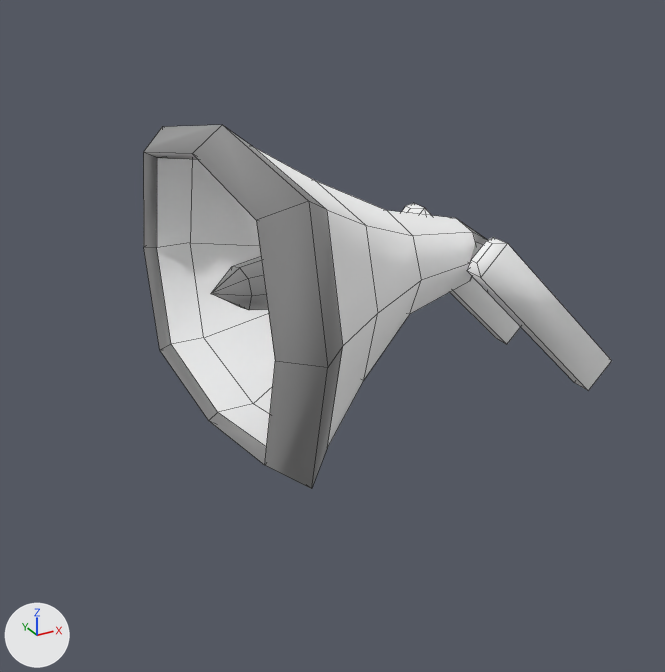
Before and after pictures for a commit that changed the FBX model Kart Proj/Assets/Props/SpeakerA.fbx.
Both versions are drawn from a 50 mm camera at (-3.42, -5.01, 2.04) aimed at (-0.68, -0.02, -0.45). The axes (+X, +Y, +Z) are drawn at lower left. The lights are the same throughout. Mesh edges are drawn as thin lines.

Objects in the first picture: 'Obj_SpeakerA'.
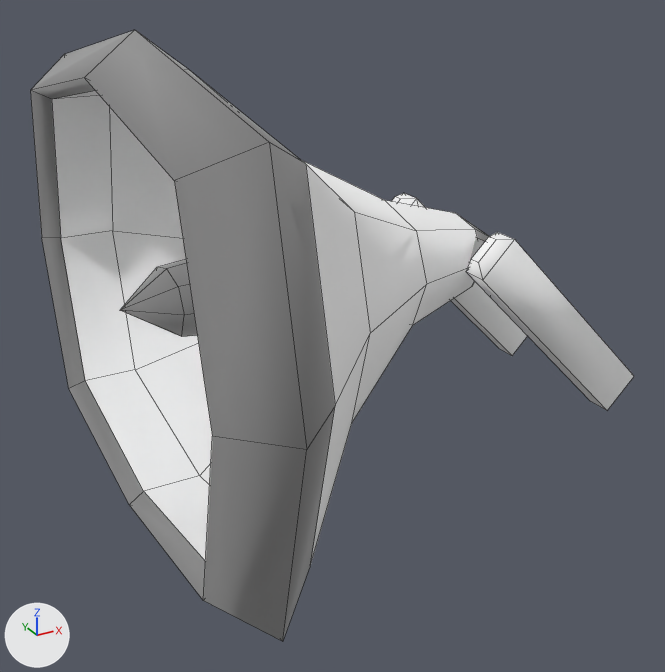
Scene script edits in JSON lines:
```json
{"block": "me_speaker", "where": "# used by ob_obj_speakera; location = (0.0, 0.0, 0.0)"}
{"op": "remove", "block": "me_speaker", "code": "me_speaker.from_pydata(...)  # 135 vertices, 138 faces; spans x -1.6..1.4, y -1.27..1.27, z -1.09..1.02"}
{"op": "add", "block": "me_speaker", "code": "me_speaker.from_pydata(...)  # 135 vertices, 138 faces; spans x -2.17..1.56, y -1.95..1.95, z -1.56..1.56"}
{"block": "me_speaker", "change": "me_speaker part 1: the loose piece of 36 vertices spanning x 0.12..1.4, y -0.55..0.55, z -1.09..0.19 is scaled about its middle by 1.17, then moved by (0.05, 0.0, -0.05)"}
{"block": "me_speaker", "change": "me_speaker part 2: 99 of 135 vertices moved; they spanned x -1.6..0.63, y -1.27..1.27, z -1.02..1.02 and now span x -2.17..0.68, y -1.95..1.95, z -1.56..1.56; mean shift (-0.28, 0.0, 0.0); largest move (-1.39, -1.08, -0.84) -> (-1.86, -1.65, -1.29)"}
```

Location of each change, [x1, y1, x2, y2] in pixels of the pictures (665 x 672 px; the box of a moved part takes in the faces that stretch with it):
```json
{"object": "Obj_SpeakerA", "change": "reshaped", "before": [143, 125, 611, 489], "after": [31, 30, 634, 641], "on screen": "29% wider, 68% taller"}
{"part": 1, "of": "me_speaker", "change": "moved or reshaped", "before": [402, 203, 611, 391], "after": [392, 193, 634, 410]}
{"part": 2, "of": "me_speaker", "change": "moved or reshaped", "before": [143, 125, 487, 489], "after": [31, 30, 489, 641]}
```
